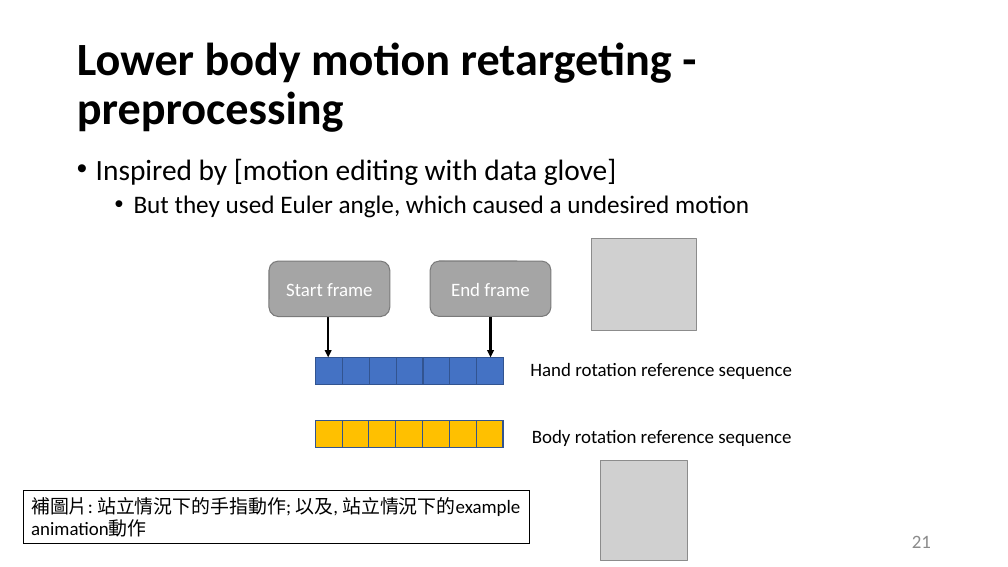
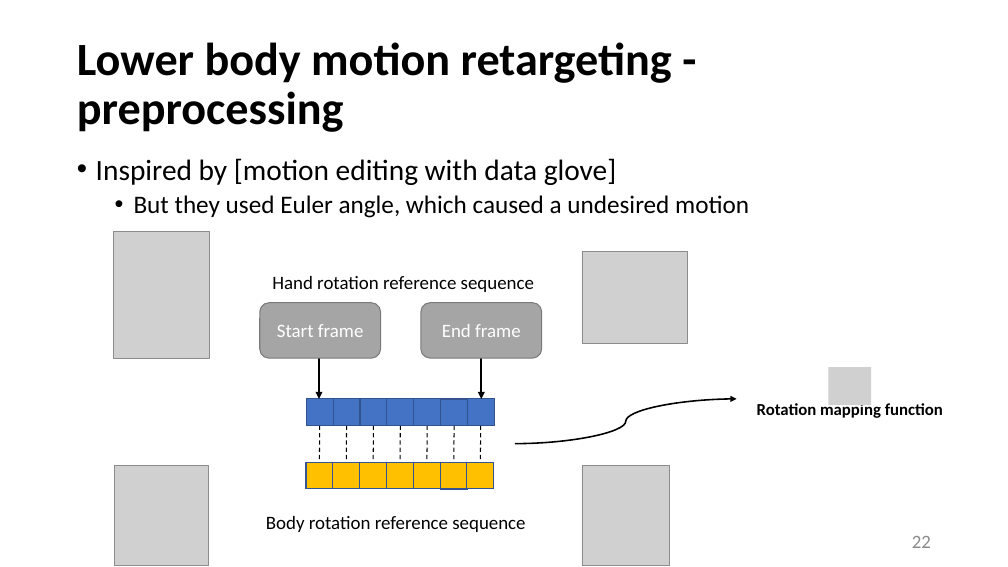
Before and after one commit to Louislar/MotionStyleTransferInHand, a slide deck: slide 22 of thesisFigs/thesis_slide.pptx (slide 21 before the commit). Drawn at 1008x567 pixels with LibreOffice and Linux fonts; fonts in the diff are those of the drawing; grey boxes stand for pictures. Boxes give left, top, right and bottom in pixels: in the first picture for what was removed or moved away, otherwise in the second. Text is boxed around its words. In the diff, an @@ line names an element or a change of style, - is before the commit and + after.

```diff
--- a/thesisFigs/thesis_slide.pptx
+++ b/thesisFigs/thesis_slide.pptx
@@ picture added at [113,231,209,358] @@
@@ text "Hand rotation reference sequence": place and size @@
-text "Hand rotation reference sequence" at [530,363,792,379]
+text "Hand rotation reference sequence" at [272,276,534,292]
@@ picture: place and size @@
-picture at [591,238,696,330]
+picture at [582,251,687,343]
@@ picture added at [829,368,871,405] @@
@@ curved arrow added from (515, 444) to (737, 399), #000000 1.5 pt @@
@@ text added at [757,403,943,418], 16 pt, text #000000, bold @@
+Rotation mapping function
@@ line added from (320, 426) to (320, 462), #000000 1 pt dashed @@
@@ line added from (346, 426) to (346, 462), #000000 1 pt dashed @@
@@ line added from (374, 426) to (374, 462), #000000 1 pt dashed @@
@@ line added from (401, 426) to (400, 462), #000000 1 pt dashed @@
@@ line added from (427, 426) to (427, 462), #000000 1 pt dashed @@
@@ line added from (454, 426) to (454, 462), #000000 1 pt dashed @@
@@ line added from (481, 426) to (480, 462), #000000 1 pt dashed @@
@@ picture added at [115,466,208,566] @@
@@ 14 rectangles, 2 rounded rectangles, 2 arrows: place and size @@
-14 rectangles, 2 rounded rectangles, 2 arrows at [269,261,551,448]
+14 rectangles, 2 rounded rectangles, 2 arrows at [260,302,542,489]
@@ picture: place and size @@
-picture at [600,461,687,560]
+picture at [582,466,669,566]
@@ rectangle removed at [23,491,529,544] @@
-補圖片: 站立情況下的手指動作; 以及, 站立情況下的example animation動作
@@ text "Body rotation reference sequence": place and size @@
-text "Body rotation reference sequence" at [532,430,791,446]
+text "Body rotation reference sequence" at [266,516,525,532]
@@ page number at [912,536,931,548]: text changed @@
-21
+22
```
Also in this commit, not shown: 9 other slides changed, 3 slides added.
